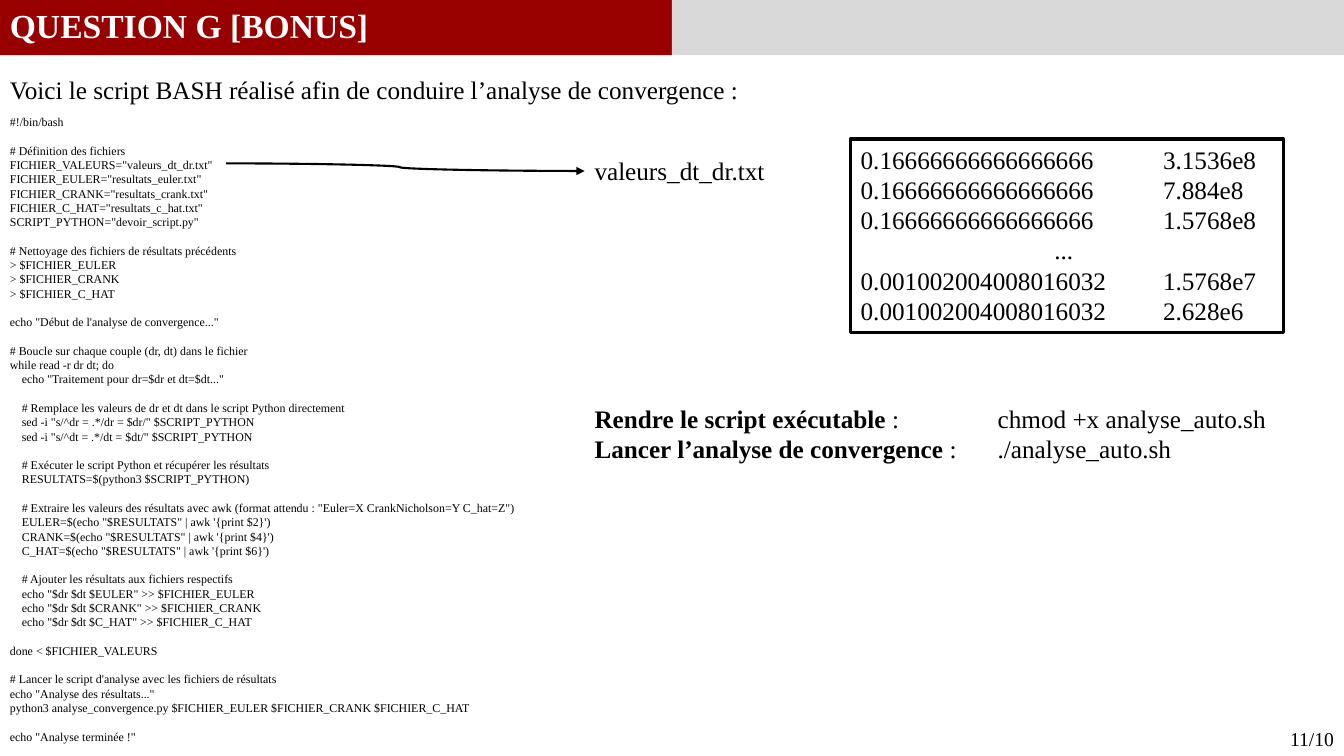
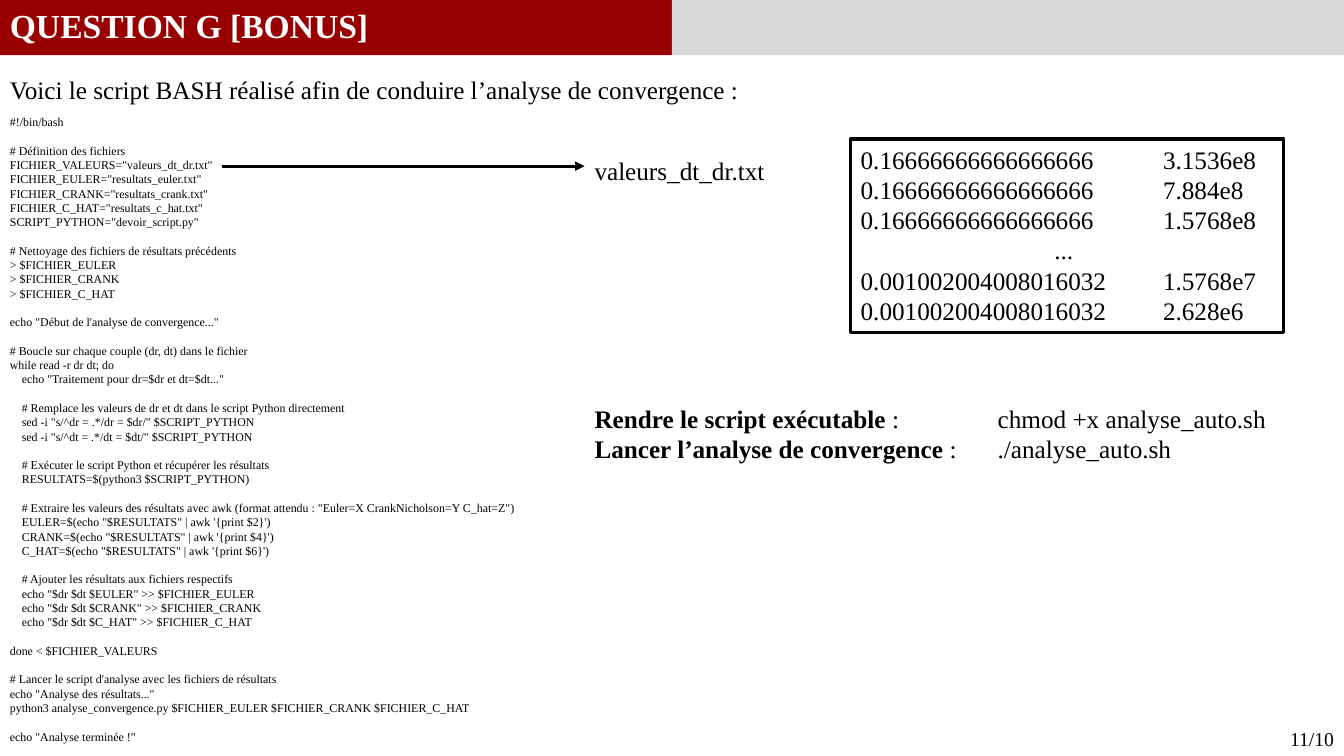
Before and after one commit to GauthierBRUNEL/MEC8211_devoir_2, a slide deck: slide 12 of doc/Rapport_Devoir2.pptx. Drawn at 1344x756 pixels with LibreOffice and Linux fonts; fonts in the diff are those of the drawing. Boxes give left, top, right and bottom in pixels: in the first picture for what was removed or moved away, otherwise in the second. Text is boxed around its words. In the diff, an @@ line names an element or a change of style, - is before the commit and + after.

```diff
--- a/doc/Rapport_Devoir2.pptx
+++ b/doc/Rapport_Devoir2.pptx
@@ arrow added from (222, 166) to (585, 166), #000000 2.25 pt @@
@@ curved arrow removed from (226, 163) to (585, 171) @@
```
Also in this commit, not shown: 4 other slides changed.
